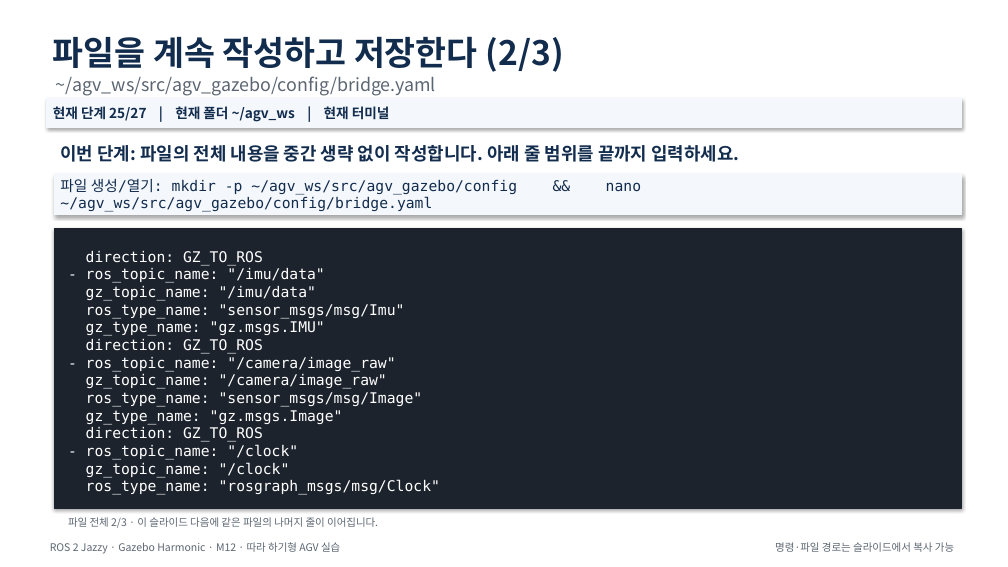
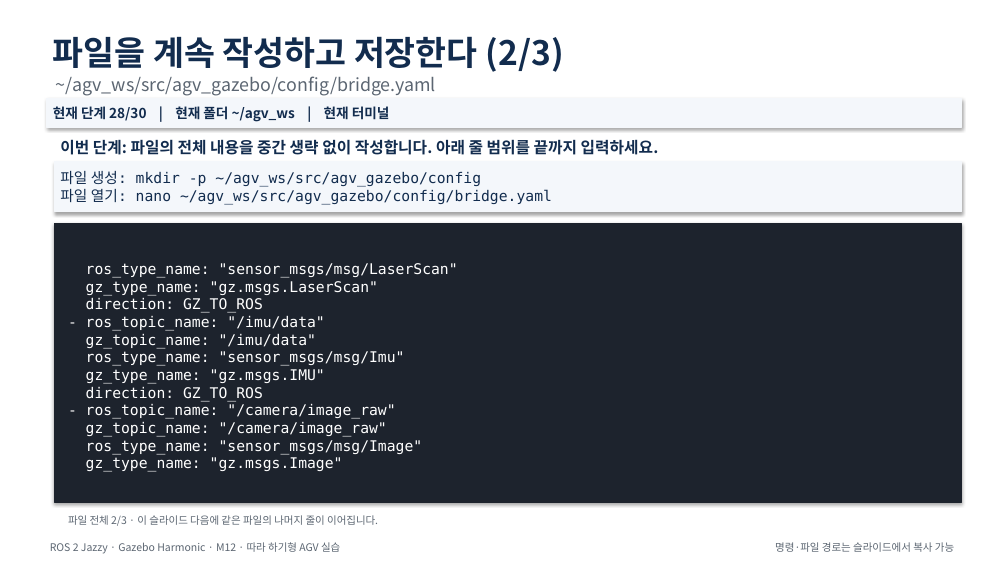
Before and after one commit to choimagon/ros2_curri, a slide deck: slide 34 of blocks/D_sensors/M12_camera_sensor/M12_Camera_Sensor.pptx (slide 31 before the commit). Drawn at 1008x567 pixels with LibreOffice and Linux fonts; fonts in the diff are those of the drawing. Boxes give left, top, right and bottom in pixels: in the first picture for what was removed or moved away, otherwise in the second. Text is boxed around its words. In the diff, an @@ line names an element or a change of style, - is before the commit and + after.

Commit message:
Fix module presentation layout collisions

```diff
--- a/blocks/D_sensors/M12_camera_sensor/M12_Camera_Sensor.pptx
+++ b/blocks/D_sensors/M12_camera_sensor/M12_Camera_Sensor.pptx
@@ text in rectangle at (53,106,390,122): text changed @@
-현재 단계 25/27 | 현재 폴더 ~/agv_ws | 현재 터미널
+현재 단계 28/30 | 현재 폴더 ~/agv_ws | 현재 터미널
@@ text "이번 단계: 파일의 전체 내용을 ..." at (60,137,659,158): size 17 to 15 pt @@
@@ rectangle "파일 생성: mkdir -p ~/agv_ws/src/agv_gazebo/config ...": place and size @@
-rectangle "파일 생성: mkdir -p ~/agv_ws/src/agv_gazebo/config ..." at (54,174,962,215)
+rectangle "파일 생성: mkdir -p ~/agv_ws/src/agv_gazebo/config ..." at (54,162,962,212)
@@ text in rectangle at (60,171,552,205): text changed @@
-파일 생성/열기: mkdir -p ~/agv_ws/src/agv_gazebo/config && nano ~/agv_ws/src/agv_gazebo/config/bridge.yaml
+파일 생성: mkdir -p ~/agv_ws/src/agv_gazebo/config
+파일 열기: nano ~/agv_ws/src/agv_gazebo/config/bridge.yaml
@@ rectangle "ros_type_name: "sensor_msgs/msg/LaserScan" gz_type_name: "gz ...": place and size @@
-rectangle "ros_type_name: "sensor_msgs/msg/LaserScan" gz_type_name: "gz ..." at (54,228,962,508)
+rectangle "ros_type_name: "sensor_msgs/msg/LaserScan" gz_type_name: "gz ..." at (54,224,962,502)
@@ text in rectangle at (86,263,458,472): text changed @@
-direction: GZ_TO_ROS
-- ros_topic_name: "/imu/data"
-gz_topic_name: "/imu/data"
-ros_type_name: "sensor_msgs/msg/Imu"
-gz_type_name: "gz.msgs.IMU"
-direction: GZ_TO_ROS
-- ros_topic_name: "/camera/image_raw"
-gz_topic_name: "/camera/image_raw"
-ros_type_name: "sensor_msgs/msg/Image"
-gz_type_name: "gz.msgs.Image"
-direction: GZ_TO_ROS
-- ros_topic_name: "/clock"
-gz_topic_name: "/clock"
-ros_type_name: "rosgraph_msgs/msg/Clock"
+ros_type_name: "sensor_msgs/msg/LaserScan"
+gz_type_name: "gz.msgs.LaserScan"
+direction: GZ_TO_ROS
+- ros_topic_name: "/imu/data"
+gz_topic_name: "/imu/data"
+ros_type_name: "sensor_msgs/msg/Imu"
+gz_type_name: "gz.msgs.IMU"
+direction: GZ_TO_ROS
+- ros_topic_name: "/camera/image_raw"
+gz_topic_name: "/camera/image_raw"
+ros_type_name: "sensor_msgs/msg/Image"
+gz_type_name: "gz.msgs.Image"
```
Also in this commit, not shown: 28 other slides changed, 4 slides added, 22 other files.
